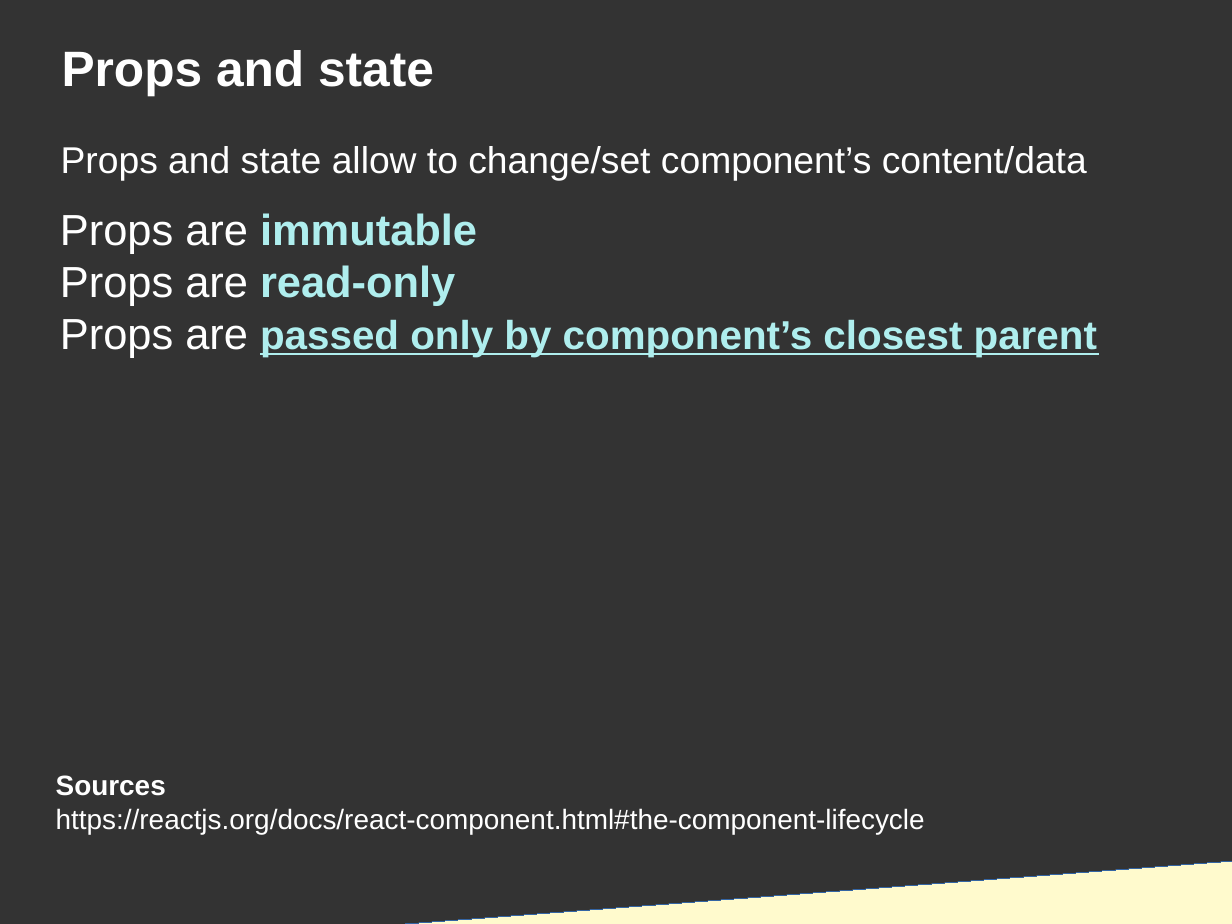
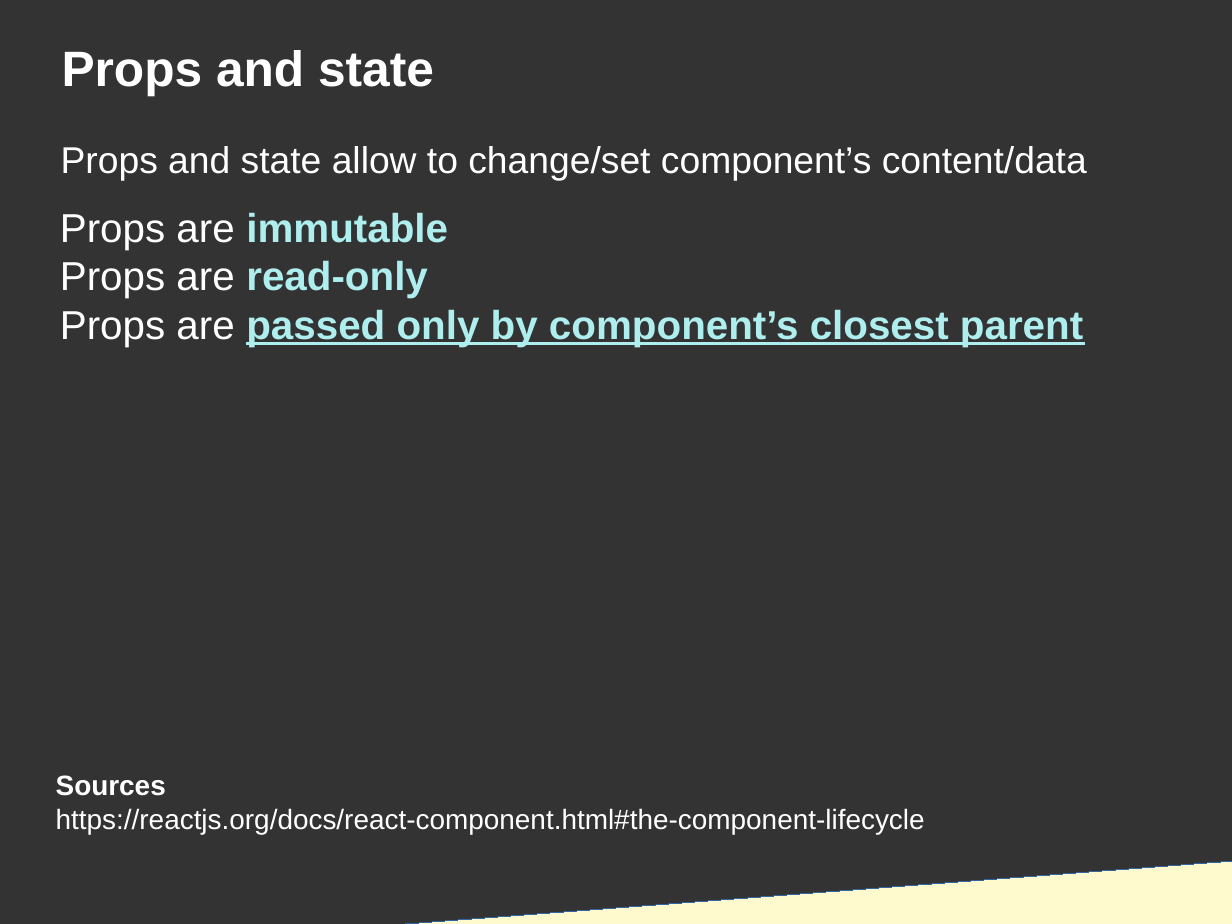
Before and after one commit to DanYellow/presentations, a slide deck: slide 20 of react-redux-101/presentation.odp. Drawn at 1232x924 pixels with LibreOffice and Linux fonts; fonts in the diff are those of the drawing. Boxes give left, top, right and bottom in pixels: in the first picture for what was removed or moved away, otherwise in the second. Text is boxed around its words. In the diff, an @@ line names an element or a change of style, - is before the commit and + after.

Commit message:
Updates presentation

```diff
--- a/react-redux-101/presentation.odp
+++ b/react-redux-101/presentation.odp
@@ title "Props are immutable Props are ..." at [60, 212, 1083, 347]: size 28 to 26 pt in "Props are immutable Props are read-only Props ..." @@
```
Also in this commit, not shown: 1 other slide changed, 1 other file.
